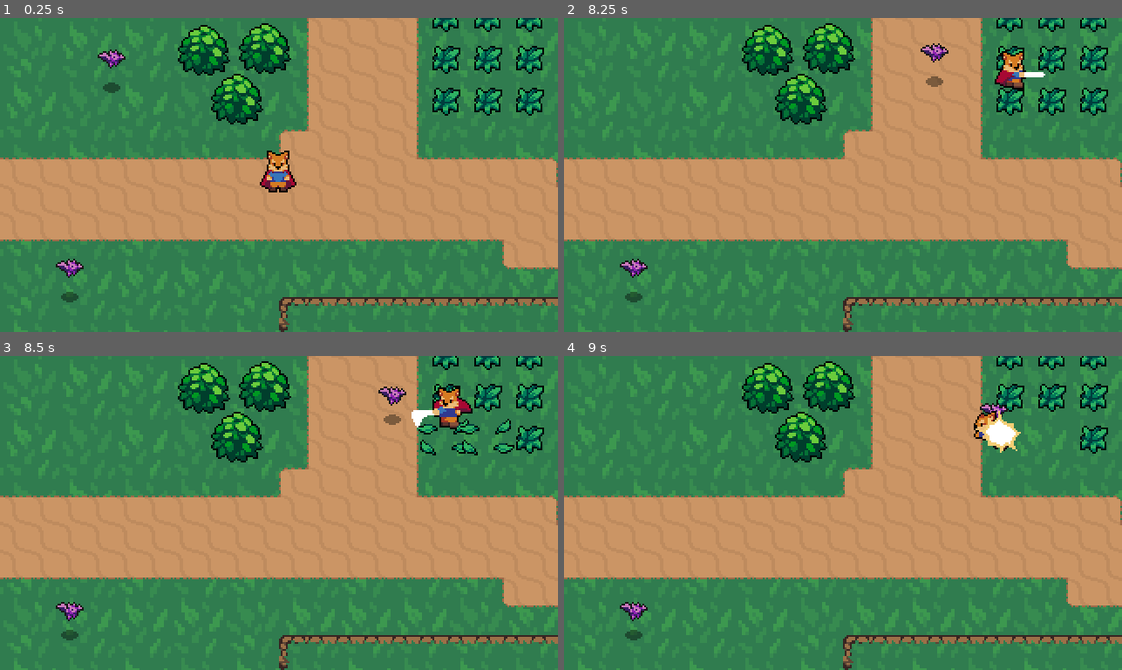
Above: before the commit, frames 1-4 (two rows, left to right).
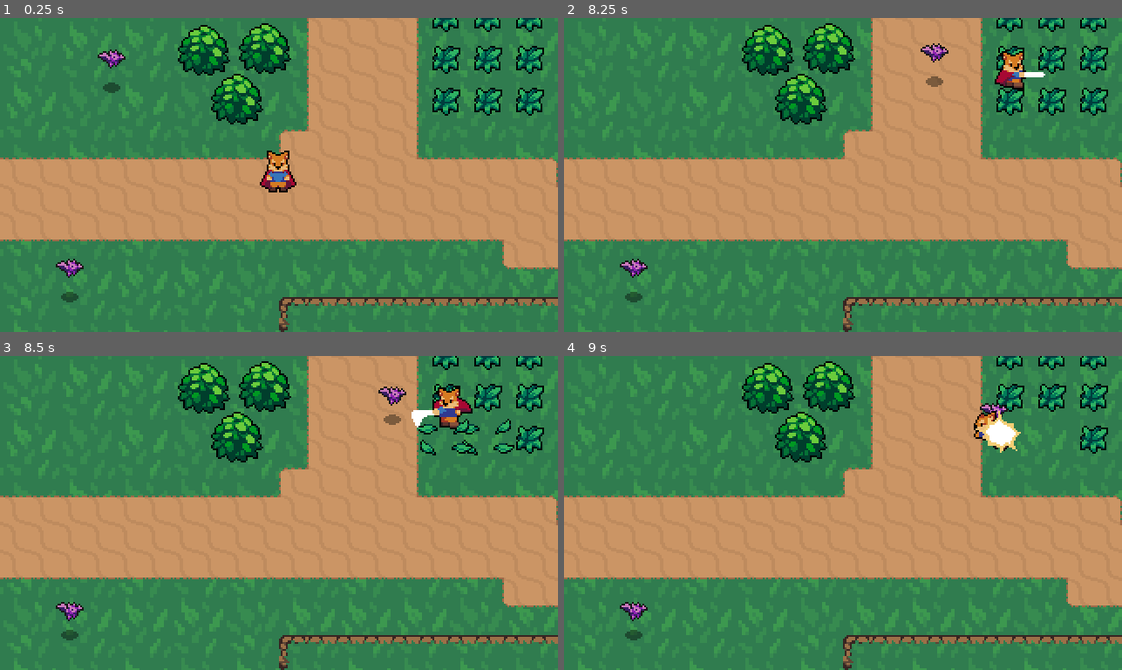
Above: after the commit, the same moments.

Repository: Jonak-Adipta-Kalita/JAK-Ultimate-Adventure-Game
Game: Godot game, scene res://World.tscn
Two runs of this game, one before a commit and one after it. Both use one fixed random seed, a clock stepped at 60 frames per second and the inputs below.
Inputs:
- Up to frame 1 (0.25 s): no input
- Up to frame 2 (8.25 s): hold Up (ui_up) 0.53-2.03 s; tap J (attack) every 1.5 s from 0.6 to 8.1 s; tap K (roll) every 1.5 s from 1.35 to 7.35 s; hold Left (ui_left) 2.03-3.53 s; hold Down (ui_down) 3.53-4.28 s; hold Right (ui_right) 4.28-5.03 s; hold Up (ui_up) 5.03-5.78 s; hold Right (ui_right) 5.78-8.03 s; hold Down (ui_down) from 8.03 s (still down)
- Up to frame 3 (8.5 s): keep holding Down (ui_down)
- Up to frame 4 (9 s): release Down (ui_down) at 8.78 s; hold Left (ui_left) from 8.78 s (still down); tap K (roll) at 8.85 s

Frames 1-2 are identical in both runs. In frame 3, less than 0.1% of the frame differs, in the area x 82-85%, y 21-31%; in frame 4, nothing differs.

Commit message:
updated bat's hitbox collision shape visibility

Diff:
--- a/Enemies/Bat.tscn
+++ b/Enemies/Bat.tscn
@@ -85,7 +85,6 @@
 collision_mask = 4
 
 [node name="CollisionShape2D" parent="HitBox" index="0"]
-modulate = Color( 0.247059, 0, 1, 1 )
 position = Vector2( 0, -14 )
 shape = SubResource( 10 )
 
--- a/World.tscn
+++ b/World.tscn
@@ -580,3 +580,7 @@
 
 [node name="Grass15" parent="YSort/Grasses" instance=ExtResource( 6 )]
 position = Vector2( 296, -56 )
+
+[node name="Label" type="Label" parent="."]
+margin_right = 40.0
+margin_bottom = 14.0
